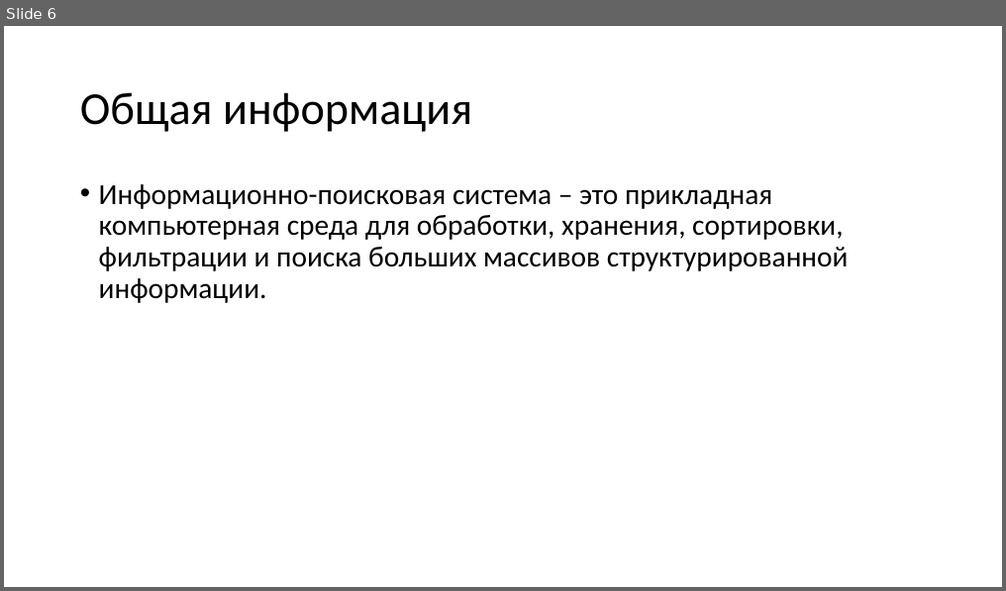
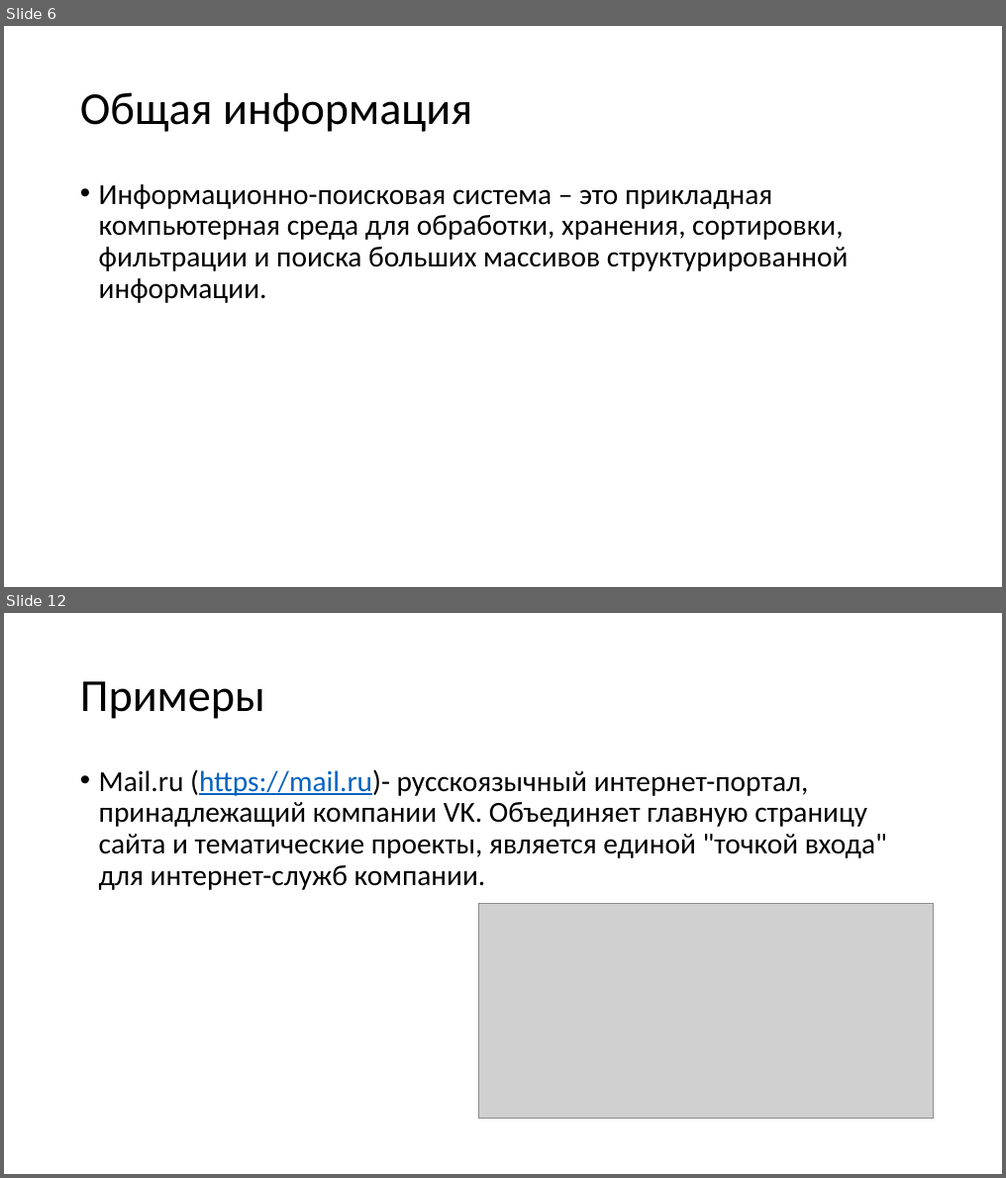
Before and after one commit to ZXTgbh/Laboratornaya-, a slide deck: pr_1.pptx. Shown one above the other, each under a label of ours: slide 6 before the commit, slides 6 and 12 after it; the slides between them are not shown. The pictures are 1006x591 and 1006x1178 pixels, drawn with LibreOffice and Linux fonts; fonts in the diff are those of the drawing; grey boxes stand for pictures. Boxes give left, top, right and bottom in pixels: in the first picture for what was removed or moved away, otherwise in the second. Text is boxed around its words. In the diff, an @@ line names an element or a change of style, - is before the commit and + after.

```diff
--- a/pr_1.pptx
+++ b/pr_1.pptx
@@ slide 12 added at [4,613,1002,1174], background #FFFFFF @@
@@ title added at [80,681,265,719], 44 pt, text #000000 @@
+Примеры
@@ text added at [99,769,887,890], 28 pt, text #000000 @@
+• Mail.ru (https://mail.ru)- русскоязычный интернет-портал, принадлежащий компании VK. Объединяет главную страницу сайта и тематические проекты, является единой "точкой входа" для интернет-служб компании.
@@ picture added at [479,903,934,1118] @@
```
Also in this commit, not shown: 2 slides changed, 9 other slides added, 5 slides removed.
